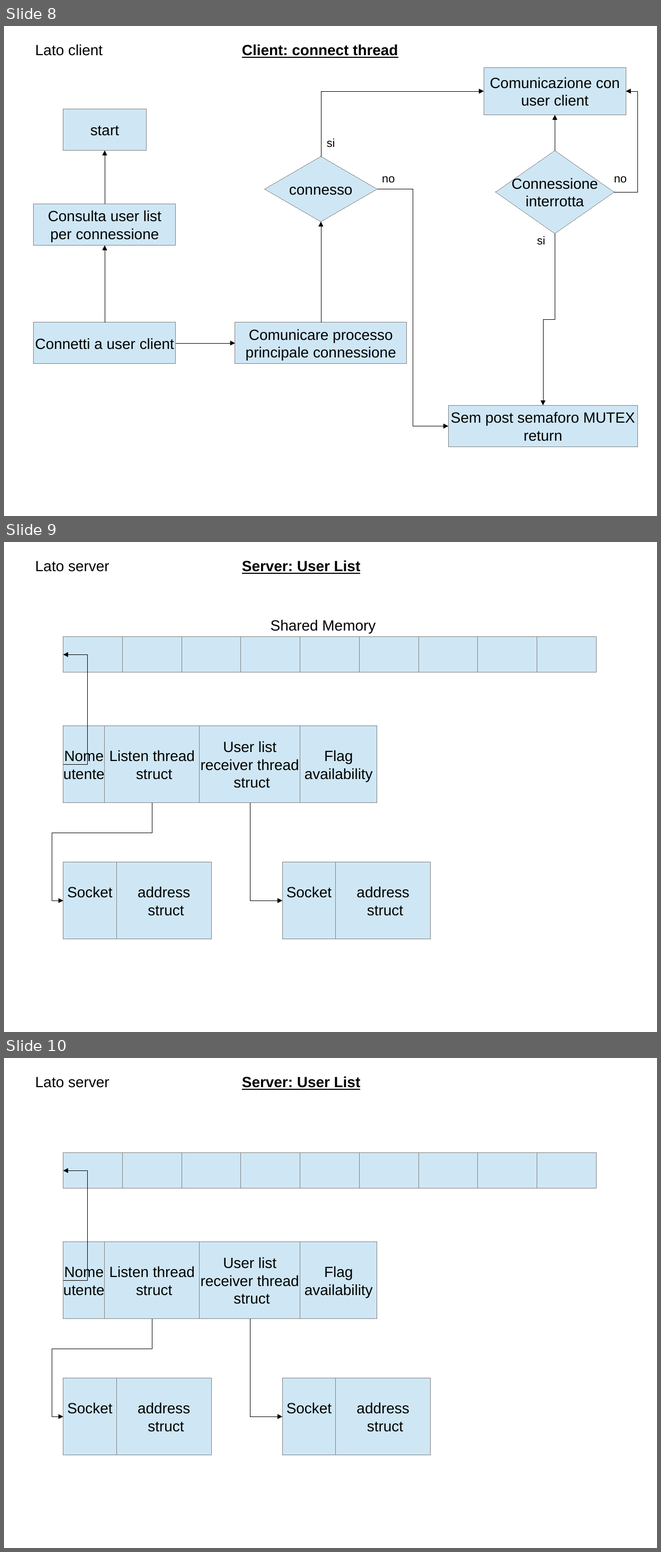
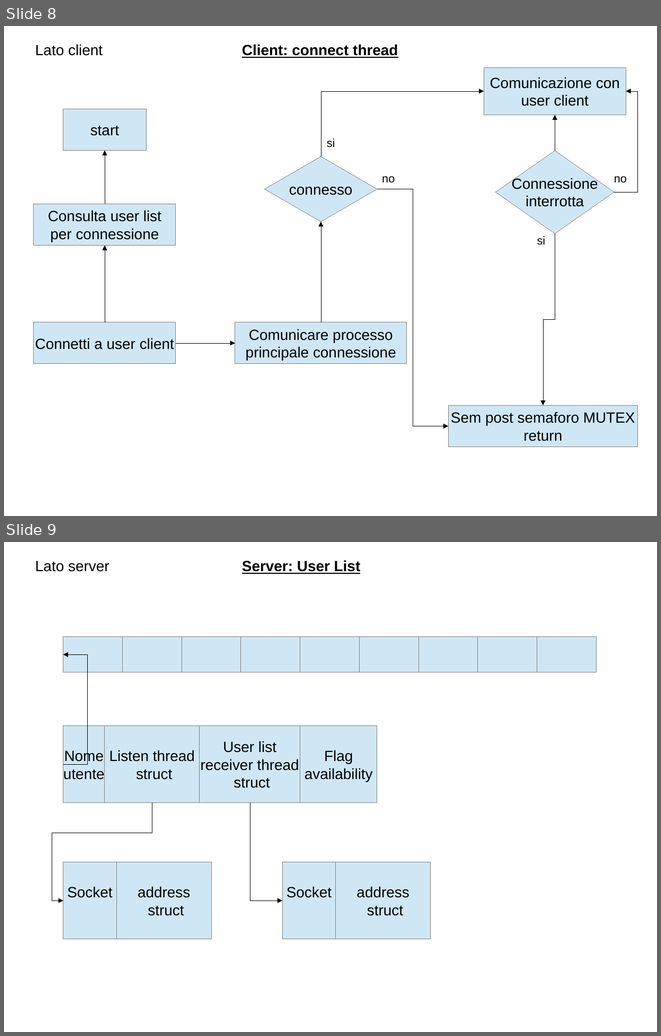
Before and after one commit to polyc/talk-service, a slide deck: SO_projectDiagram.odp. Shown one above the other, each under a label of ours: slides 8, 9 and 10 before the commit, slides 8 and 9 after it. The pictures are 661x1552 and 661x1036 pixels, drawn with LibreOffice and Linux fonts; fonts in the diff are those of the drawing. Boxes give left, top, right and bottom in pixels: in the first picture for what was removed or moved away, otherwise in the second. Text is boxed around its words. In the diff, an @@ line names an element or a change of style, - is before the commit and + after.

Commit message:
remove duplicated slides

```diff
--- a/SO_projectDiagram.odp
+++ b/SO_projectDiagram.odp
@@ slide 9 removed at bbox=[4, 542, 657, 1032], background #FFFFFF @@
@@ text removed at bbox=[35, 561, 109, 572] @@
-Lato server
@@ text removed at bbox=[242, 560, 361, 574] @@
-Server: User List
@@ text removed at bbox=[271, 619, 376, 633] @@
-Shared Memory
@@ rectangle removed at bbox=[63, 637, 123, 672] @@
@@ rectangle removed at bbox=[123, 637, 182, 672] @@
@@ rectangle removed at bbox=[182, 637, 241, 672] @@
@@ rectangle removed at bbox=[241, 637, 300, 672] @@
@@ rectangle removed at bbox=[300, 637, 360, 672] @@
@@ rectangle removed at bbox=[360, 637, 419, 672] @@
@@ rectangle removed at bbox=[419, 637, 478, 672] @@
@@ rectangle removed at bbox=[478, 637, 537, 672] @@
@@ rectangle removed at bbox=[537, 637, 597, 672] @@
@@ elbow arrow removed from (63, 764) to (63, 654) @@
@@ rectangle removed at bbox=[63, 726, 105, 803] @@
-Nome
-utente
@@ rectangle removed at bbox=[105, 726, 200, 803] @@
-Listen thread
-struct
@@ rectangle removed at bbox=[200, 726, 300, 803] @@
-User list
-receiver thread
-struct
@@ rectangle removed at bbox=[300, 726, 377, 803] @@
-Flag
-availability
@@ elbow arrow removed from (152, 803) to (63, 900) @@
@@ elbow arrow removed from (250, 803) to (282, 900) @@
@@ rectangle removed at bbox=[63, 862, 116, 939] @@
-Socket
@@ rectangle removed at bbox=[116, 862, 211, 939] @@
-address
-struct
@@ rectangle removed at bbox=[282, 862, 336, 939] @@
-Socket
@@ rectangle removed at bbox=[336, 862, 431, 939] @@
-address
-struct
@@ what was slide 10 is now slide 9 @@
```
